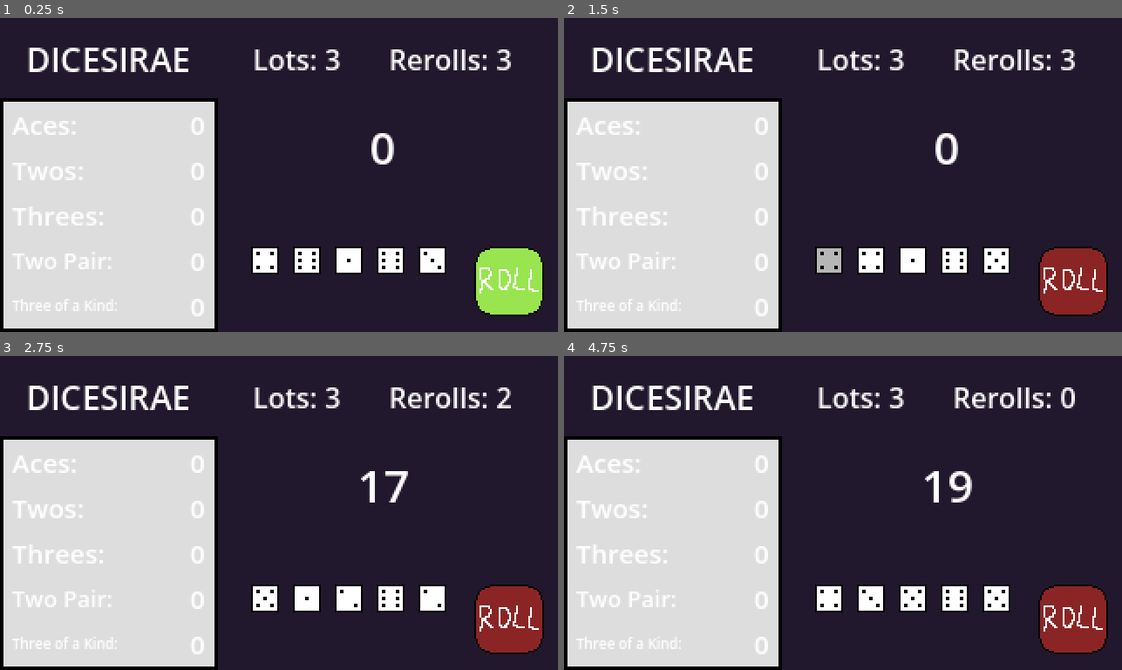
Above: before the commit, frames 1-4 (two rows, left to right).
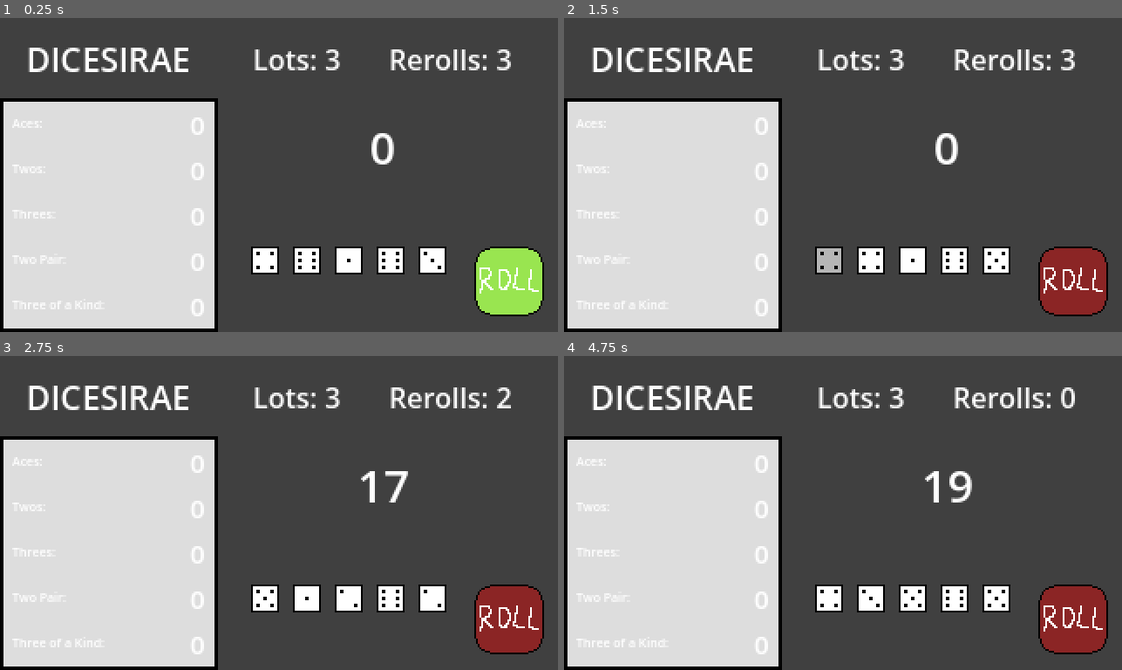
Above: after the commit, the same moments.

Repository: xander6424/DICESIRAE
Game: Godot game, scene res://scenes/main.tscn
Two runs of this game, one before a commit and one after it. Both use one fixed random seed, a clock stepped at 60 frames per second and the inputs below.
Inputs (mouse positions are in pixels of both pictures, inside the frame that each line leads up to):
- Up to frame 1 (0.25 s): no input
- Up to frame 2 (1.5 s): click (1071, 281) at 0.5 s; click (831, 259) at 1.27 s
- Up to frame 3 (2.75 s): click (507, 619) at 2 s
- Up to frame 4 (4.75 s): click (1071, 619) at 3.5 s

The runs differ from the first frame. In frame 1, 65% of the frame differs, in the area x 0-100%, y 0-100%; in frame 2, 65%; in frame 3, 65%; in frame 4, 65%.

Commit message:
Scoring Logic
Altered the _process function to loop better and await scoring.

Diff:
--- a/scenes/main.tscn
+++ b/scenes/main.tscn
@@ -22,7 +22,7 @@
 [node name="Background" type="ColorRect" parent="." unique_id=696497787]
 offset_right = 320.0
 offset_bottom = 180.0
-color = Color(0.13258654, 0.09360496, 0.17509753, 1)
+color = Color(0.25275356, 0.25275356, 0.25275356, 1)
 
 [node name="Title" type="Label" parent="." unique_id=837264721]
 offset_top = 1.0
--- a/scenes/scorecard.tscn
+++ b/scenes/scorecard.tscn
@@ -43,10 +43,10 @@
 layout_mode = 2
 size_flags_vertical = 3
 
-[node name="Label" type="Label" parent="PanelContainer/MarginContainer/VCategoryContainer/HCategoryContainer" unique_id=1286817898]
+[node name="Category" type="Label" parent="PanelContainer/MarginContainer/VCategoryContainer/HCategoryContainer" unique_id=1286817898]
 layout_mode = 2
 size_flags_horizontal = 0
-theme_override_font_sizes/font_size = 15
+theme_override_font_sizes/font_size = 7
 text = "Aces:"
 
 [node name="Score" type="Label" parent="PanelContainer/MarginContainer/VCategoryContainer/HCategoryContainer" unique_id=1417191481]
@@ -59,10 +59,10 @@
 [node name="HCategoryContainer2" type="HBoxContainer" parent="PanelContainer/MarginContainer/VCategoryContainer" unique_id=1051480724]
 layout_mode = 2
 
-[node name="Label" type="Label" parent="PanelContainer/MarginContainer/VCategoryContainer/HCategoryContainer2" unique_id=1725738941]
+[node name="Category" type="Label" parent="PanelContainer/MarginContainer/VCategoryContainer/HCategoryContainer2" unique_id=1725738941]
 layout_mode = 2
 size_flags_horizontal = 0
-theme_override_font_sizes/font_size = 15
+theme_override_font_sizes/font_size = 7
 text = "Twos:"
 
 [node name="Score" type="Label" parent="PanelContainer/MarginContainer/VCategoryContainer/HCategoryContainer2" unique_id=2104456316]
@@ -75,10 +75,10 @@
 [node name="HCategoryContainer3" type="HBoxContainer" parent="PanelContainer/MarginContainer/VCategoryContainer" unique_id=1371584541]
 layout_mode = 2
 
-[node name="Label" type="Label" parent="PanelContainer/MarginContainer/VCategoryContainer/HCategoryContainer3" unique_id=90150924]
+[node name="Category" type="Label" parent="PanelContainer/MarginContainer/VCategoryContainer/HCategoryContainer3" unique_id=90150924]
 layout_mode = 2
 size_flags_horizontal = 0
-theme_override_font_sizes/font_size = 15
+theme_override_font_sizes/font_size = 7
 text = "Threes:"
 
 [node name="Score" type="Label" parent="PanelContainer/MarginContainer/VCategoryContainer/HCategoryContainer3" unique_id=649307882]
@@ -91,10 +91,10 @@
 [node name="HCategoryContainer4" type="HBoxContainer" parent="PanelContainer/MarginContainer/VCategoryContainer" unique_id=1342339284]
 layout_mode = 2
 
-[node name="Label" type="Label" parent="PanelContainer/MarginContainer/VCategoryContainer/HCategoryContainer4" unique_id=1369870935]
+[node name="Category" type="Label" parent="PanelContainer/MarginContainer/VCategoryContainer/HCategoryContainer4" unique_id=1369870935]
 layout_mode = 2
 size_flags_horizontal = 0
-theme_override_font_sizes/font_size = 13
+theme_override_font_sizes/font_size = 7
 text = "Two Pair:"
 
 [node name="Score" type="Label" parent="PanelContainer/MarginContainer/VCategoryContainer/HCategoryContainer4" unique_id=1589129638]
@@ -107,10 +107,10 @@
 [node name="HCategoryContainer5" type="HBoxContainer" parent="PanelContainer/MarginContainer/VCategoryContainer" unique_id=1763710265]
 layout_mode = 2
 
-[node name="Label" type="Label" parent="PanelContainer/MarginContainer/VCategoryContainer/HCategoryContainer5" unique_id=1315914761]
+[node name="Category" type="Label" parent="PanelContainer/MarginContainer/VCategoryContainer/HCategoryContainer5" unique_id=1315914761]
 layout_mode = 2
 size_flags_horizontal = 0
-theme_override_font_sizes/font_size = 8
+theme_override_font_sizes/font_size = 7
 text = "Three of a Kind:"
 
 [node name="Score" type="Label" parent="PanelContainer/MarginContainer/VCategoryContainer/HCategoryContainer5" unique_id=814175496]
--- a/scripts/main.gd
+++ b/scripts/main.gd
@@ -12,7 +12,10 @@
 var dice_rolled = 0
 var rolling_dice_list = []
 var saved_dice_list = []
+
+# Altered with a button press on scorecard
 var current_scored = false
+
 
 func _ready() -> void:
 	update_score(roll_total)
@@ -27,22 +30,17 @@
 			rolling_dice_list.clear()
 
 		roll_button.disabled = true
-
-		# START SCORING HERE (function call done once)
-		current_scored = score_dice()
-
-		if current_scored:
-			lots -= 1
-			rerolls = 3
-			update_labels() # after scoring actually happens
-		else:
-			pass
+		rerolls = 3
 
 		# Go to the shop after all lots used
 		if lots <= 0:
 			roll_button.disabled = true
+			enter_shop()
 
-			enter_shop()
+	if current_scored:
+		lots -= 1
+		update_labels() # after scoring actually happens
+		current_scored = false
 
 func _on_reset() -> void:
 	# Reset for new roll when pressing the roll button
Not shown, changed: TO-DO.txt
